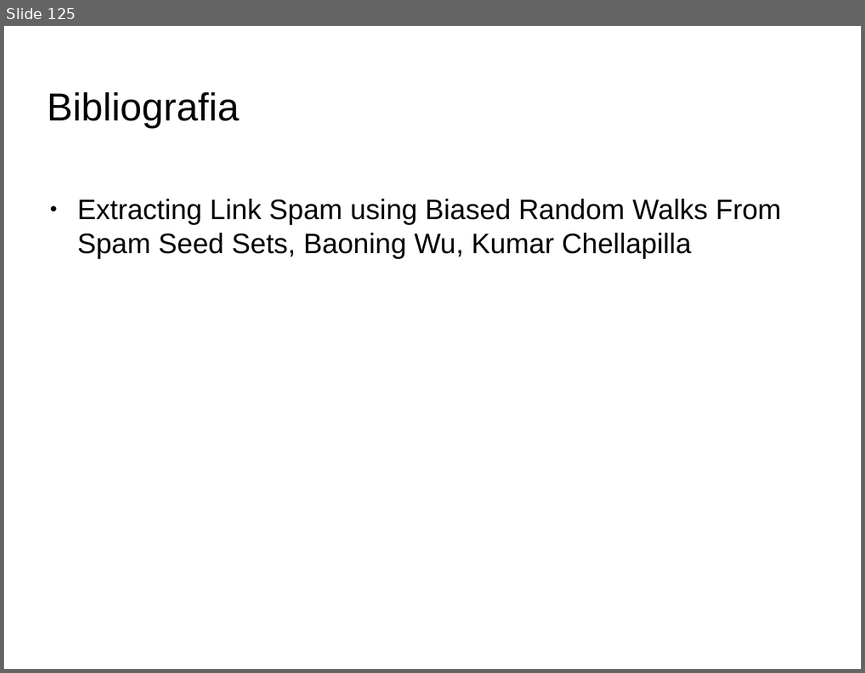
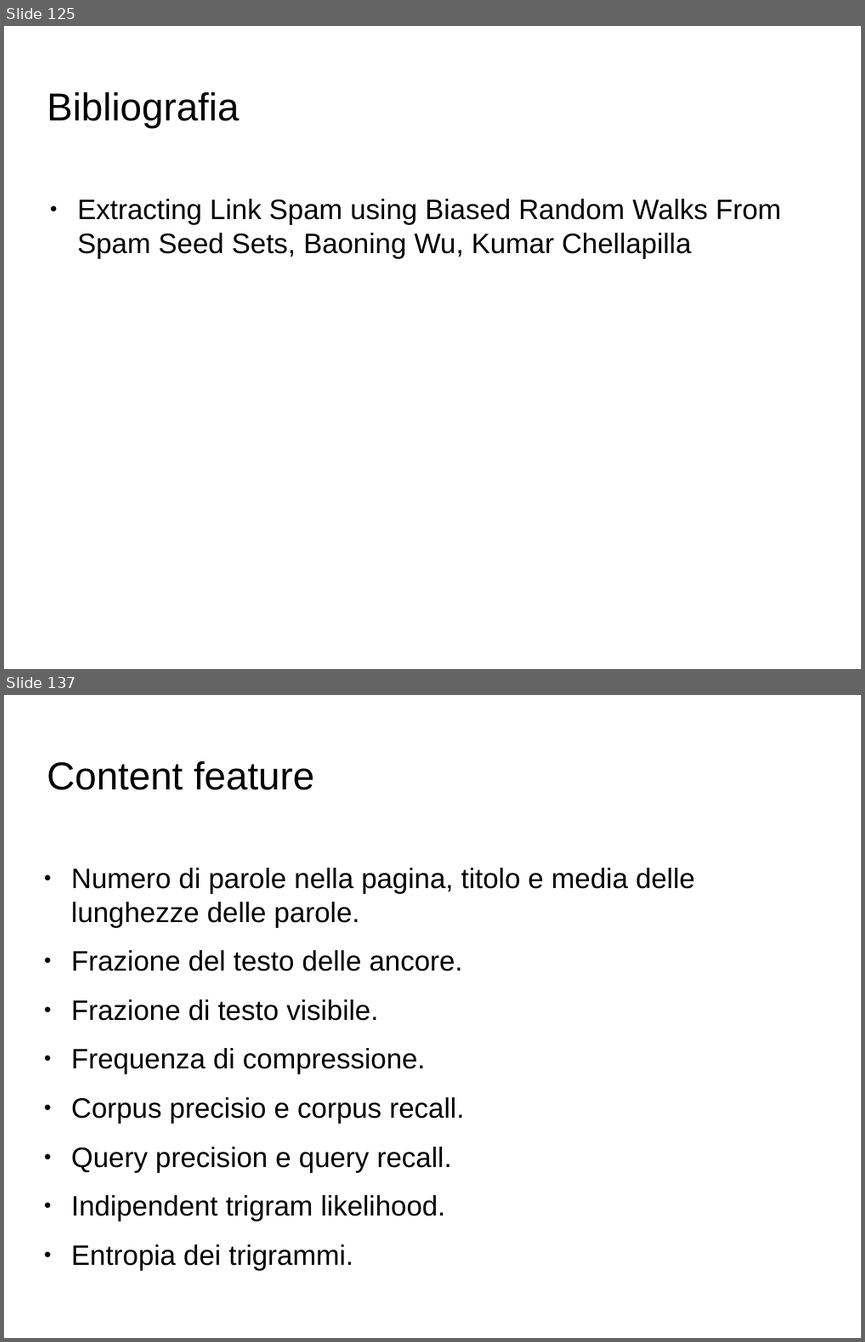
Before and after one commit to Toolanto/presentation, a slide deck: presentazione.odp. Shown one above the other, each under a label of ours: slide 125 before the commit, slides 125 and 137 after it; the slides between them are not shown. The pictures are 865x673 and 865x1342 pixels, drawn with LibreOffice and Linux fonts; fonts in the diff are those of the drawing; background and template pictures are left out. Boxes give left, top, right and bottom in pixels: in the first picture for what was removed or moved away, otherwise in the second. Text is boxed around its words. In the diff, an @@ line names an element or a change of style, - is before the commit and + after.

```diff
--- a/presentazione.odp
+++ b/presentazione.odp
@@ slide 137 added at <box>4,695,861,1338</box>, background picture (left out) @@
@@ title added at <box>46,761,314,790</box>, 36 pt, text #000000 @@
+Content feature
@@ text added at <box>71,868,695,1270</box>, 26 pt, text #000000 @@
+● Numero di parole nella pagina, titolo e media delle lunghezze delle parole.
+● Frazione del testo delle ancore.
+● Frazione di testo visibile.
+● Frequenza di compressione.
+● Corpus precisio e corpus recall.
+● Query precision e query recall.
+● Indipendent trigram likelihood.
+● Entropia dei trigrammi.
```
Also in this commit, not shown: 1 slide changed, 52 other slides added.
